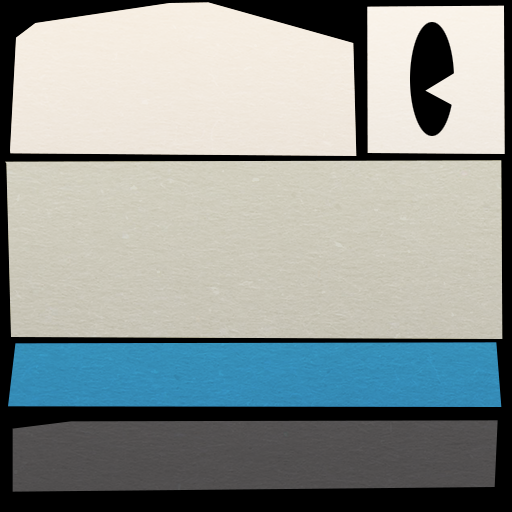
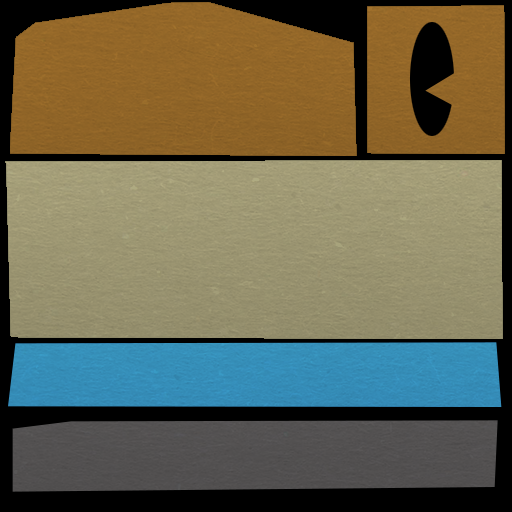
Comparing the layer stacks of the two 512×512 images. Changes:
added layer "Layer 8" above "Layer 1" over box(5, 2, 505, 339)
